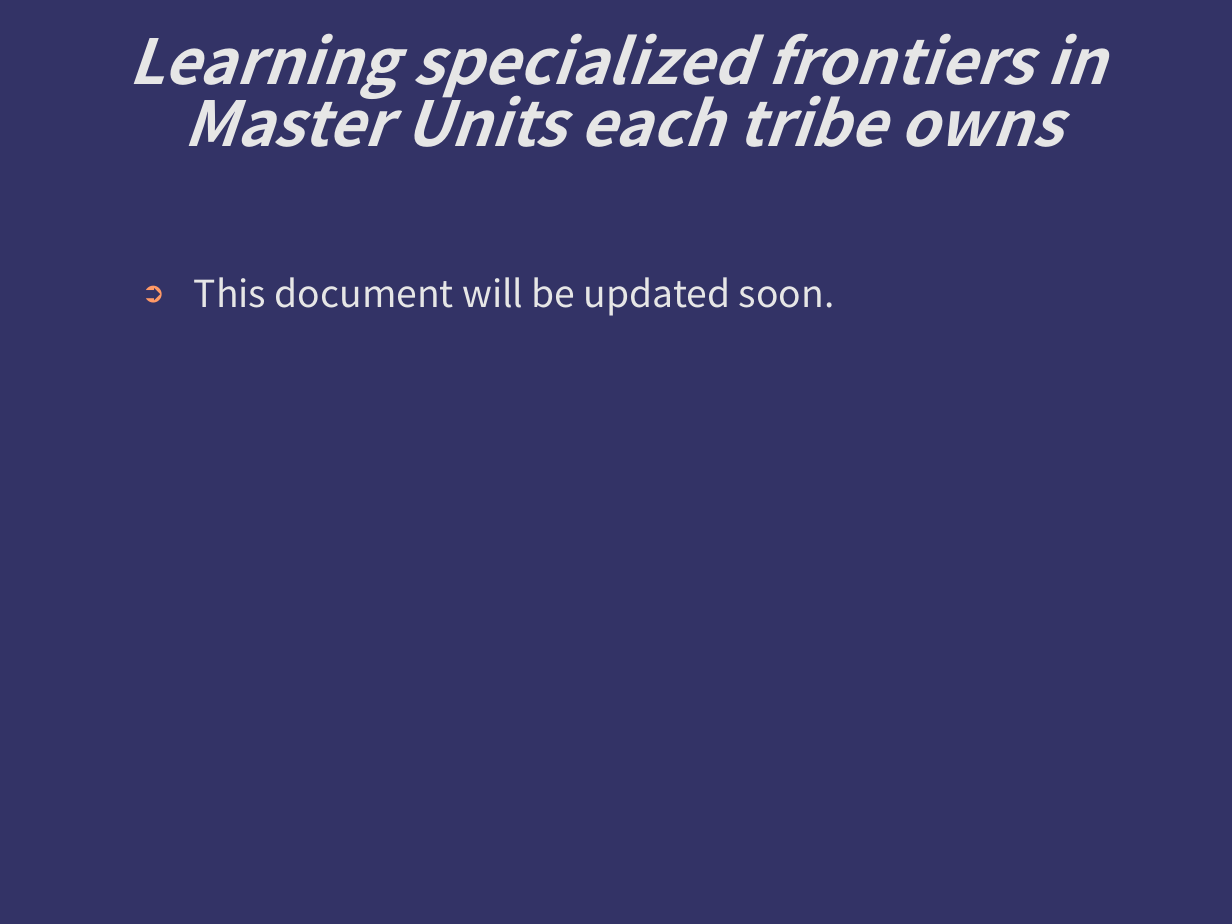
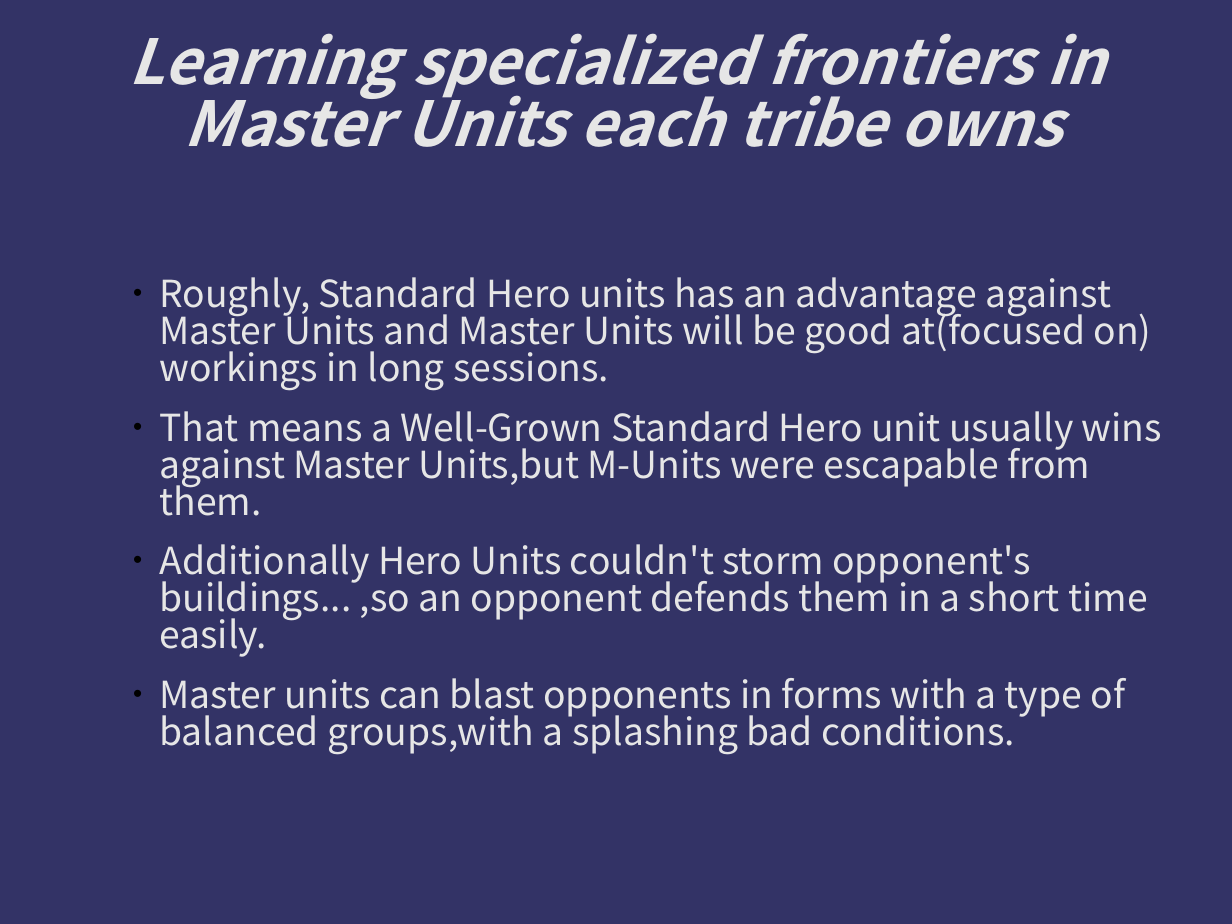
Before and after one commit to kotorize/kotorize, a slide deck: slide 6 of Manuals.ppt (slide 7 before the commit). Drawn at 1232x924 pixels with LibreOffice and Linux fonts; fonts in the diff are those of the drawing; background and template pictures are left out. Boxes give left, top, right and bottom in pixels: in the first picture for what was removed or moved away, otherwise in the second. Text is boxed around its words. In the diff, an @@ line names an element or a change of style, - is before the commit and + after.

```diff
--- a/Manuals.ppt
+++ b/Manuals.ppt
@@ text at (159, 277, 1162, 755): text changed @@
-➲ This document will be updated soon.
+• Roughly, Standard Hero units has an advantage against Master Units and Master Units will be good at(focused on) workings in long sessions.
+• That means a Well-Grown Standard Hero unit usually wins against Master Units,but M-Units were escapable from them.
+• Additionally Hero Units couldn't storm opponent's buildings... ,so an opponent defends them in a short time easily.
+• Master units can blast opponents in forms with a type of balanced groups,with a splashing bad conditions.
```
Also in this commit, not shown: 2 other slides changed, 1 slide added, 2 slides removed, 1 other file.
